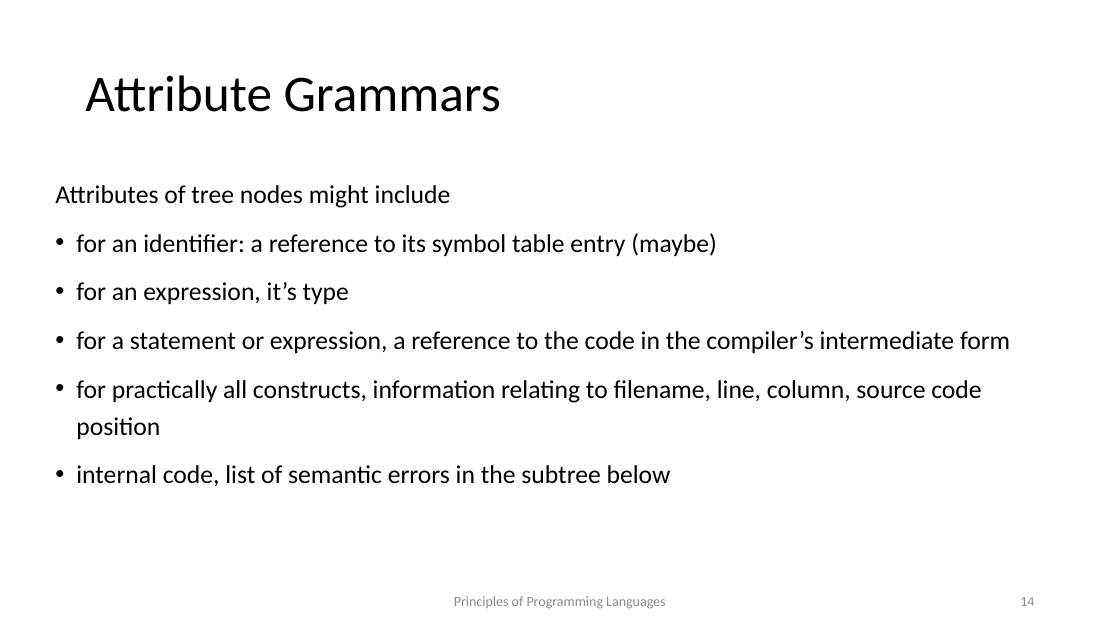
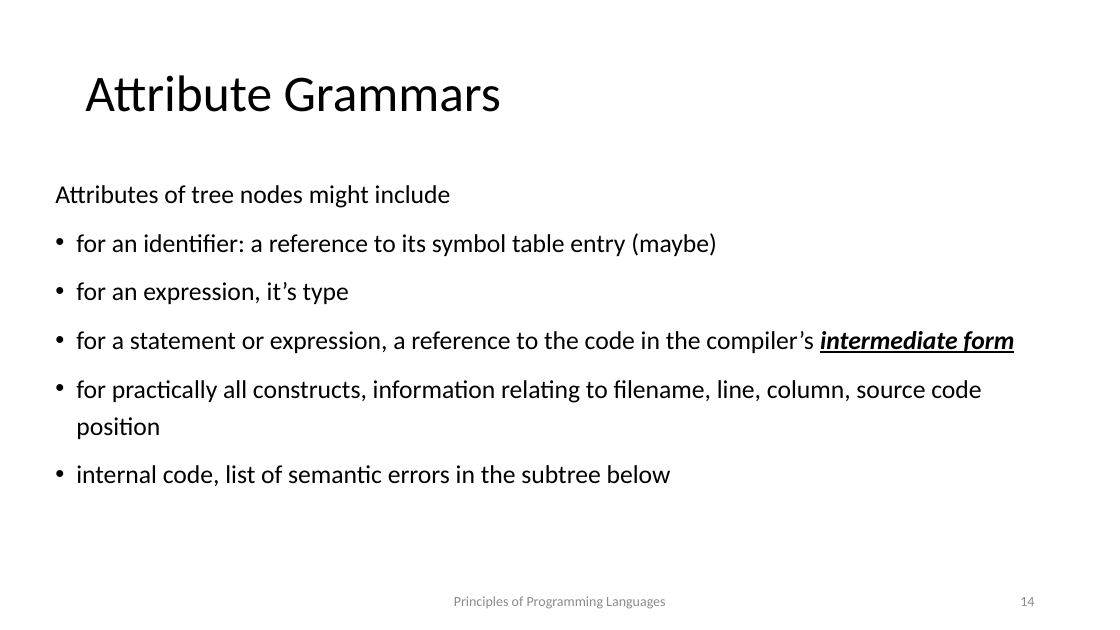
Before and after one commit to kongm/pl-design, a slide deck: slide 14 of semantics.pptx. Drawn at 1120x630 pixels with LibreOffice and Linux fonts; fonts in the diff are those of the drawing. Boxes give left, top, right and bottom in pixels: in the first picture for what was removed or moved away, otherwise in the second. Text is boxed around its words. In the diff, an @@ line names an element or a change of style, - is before the commit and + after.

```diff
--- a/semantics.pptx
+++ b/semantics.pptx
@@ text at box(76, 331, 1014, 353): bold on, italic on, underline on in "intermediate form" @@
```
Also in this commit, not shown: 3 other slides changed, 3 other files.
